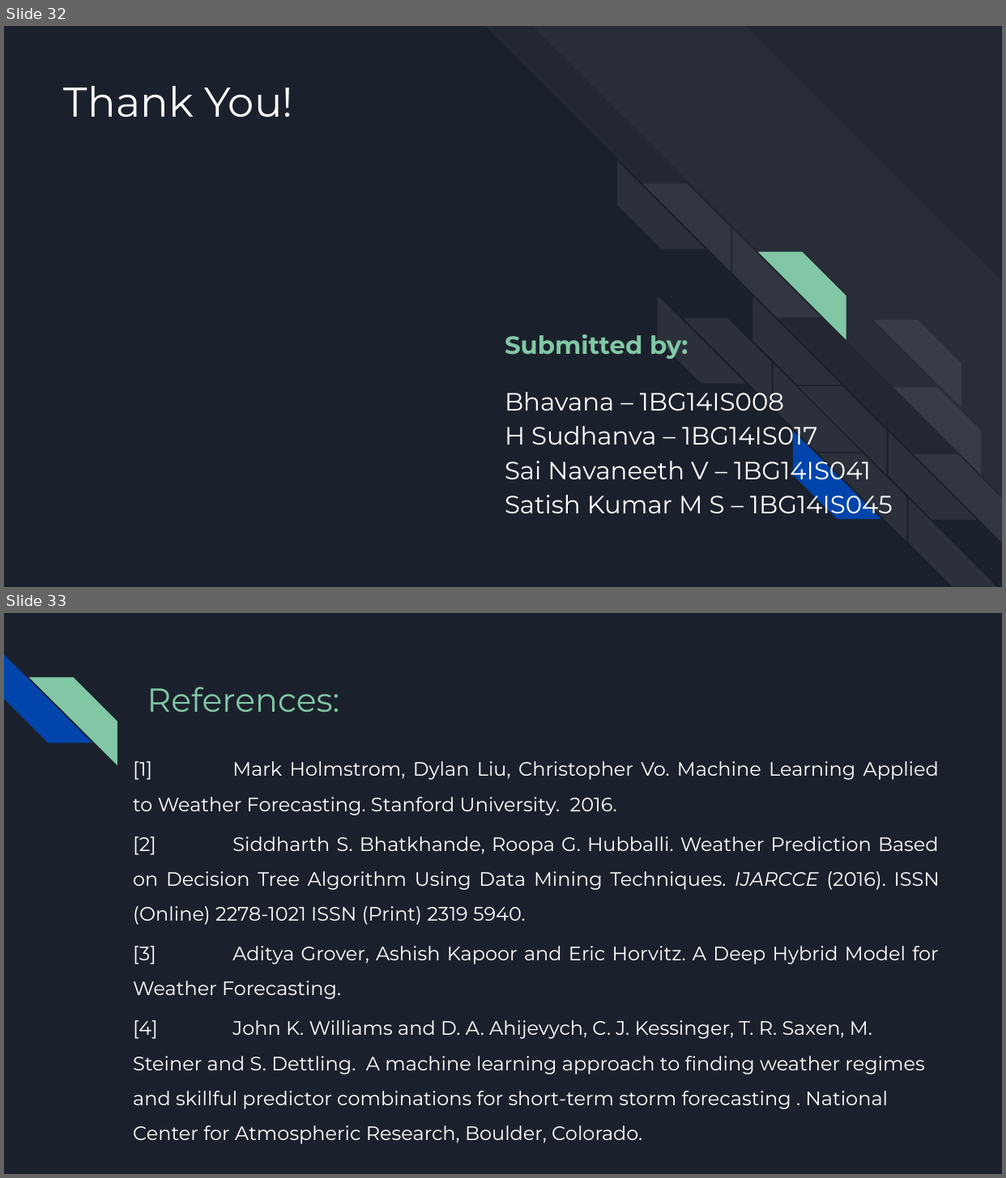
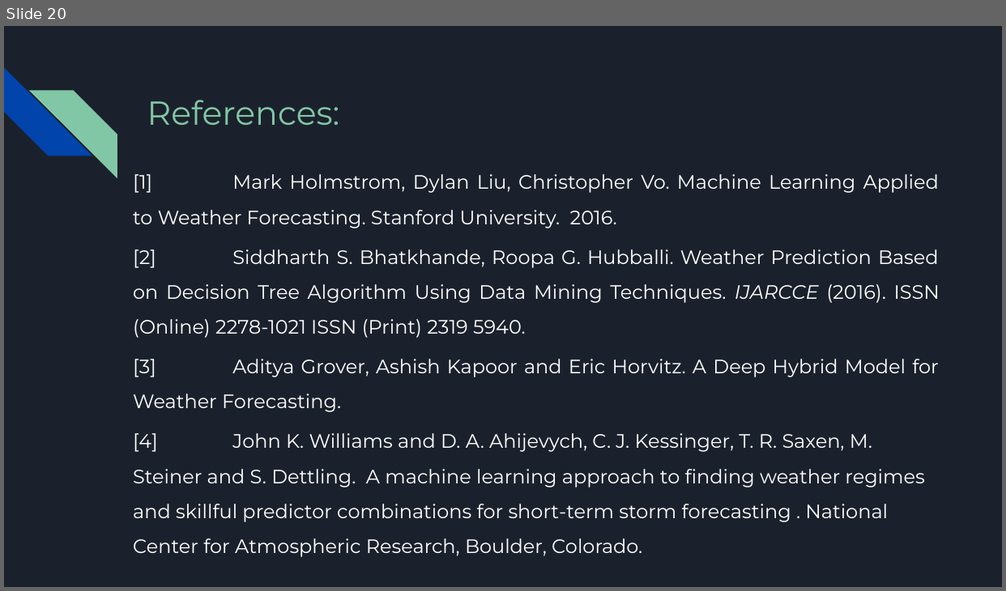
Before and after one commit to NavaneethVijay/vtuproject, a slide deck: PPT/Phase-I-Seminar.pptx. Shown one above the other, each under a label of ours: slides 32 and 33 before the commit, slide 20 after it. The pictures are 1006x1178 and 1006x591 pixels, drawn with LibreOffice and Linux fonts; fonts in the diff are those of the drawing. Boxes give left, top, right and bottom in pixels: in the first picture for what was removed or moved away, otherwise in the second. Text is boxed around its words. In the diff, an @@ line names an element or a change of style, - is before the commit and + after.

```diff
--- a/PPT/Phase-I-Seminar.pptx
+++ b/PPT/Phase-I-Seminar.pptx
@@ slide 32 removed at <box>4,26,1002,587</box>, background #1B212C @@
@@ title removed at <box>64,86,293,118</box> @@
-Thank You!
@@ text removed at <box>505,335,893,519</box> @@
-Submitted by:
-Bhavana – 1BG14IS008
-H Sudhanva – 1BG14IS017
-Sai Navaneeth V – 1BG14IS041
-Satish Kumar M S – 1BG14IS045
@@ group removed at <box>485,26,1002,587</box>: 18 diag stripes @@
@@ what was slide 33 is now slide 20 @@
```
Also in this commit, not shown: 7 slides changed, 5 slides added, 17 other slides removed.
